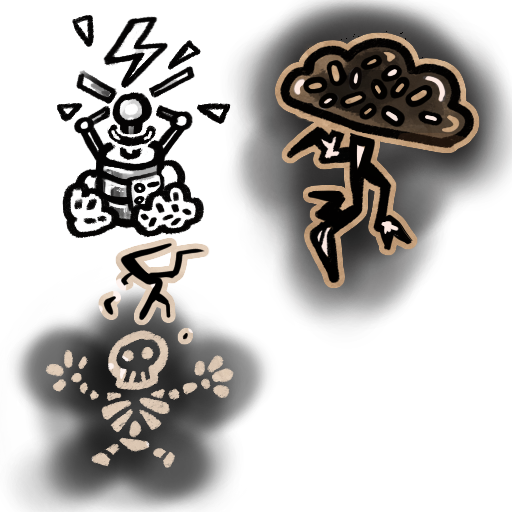
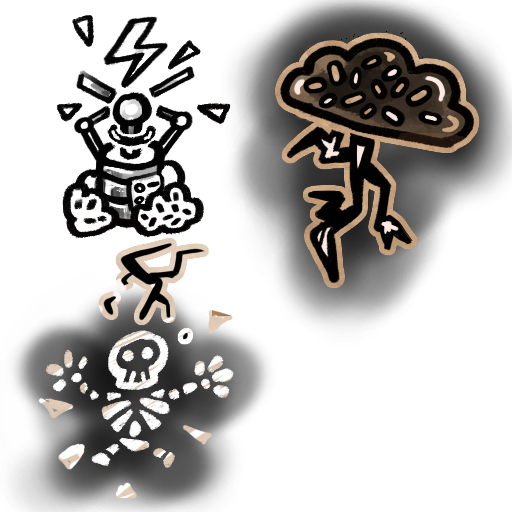
Comparing the layer stacks of the two 512×512 images. Changes:
pixels changed over [38, 310, 234, 499] (layer not identified)